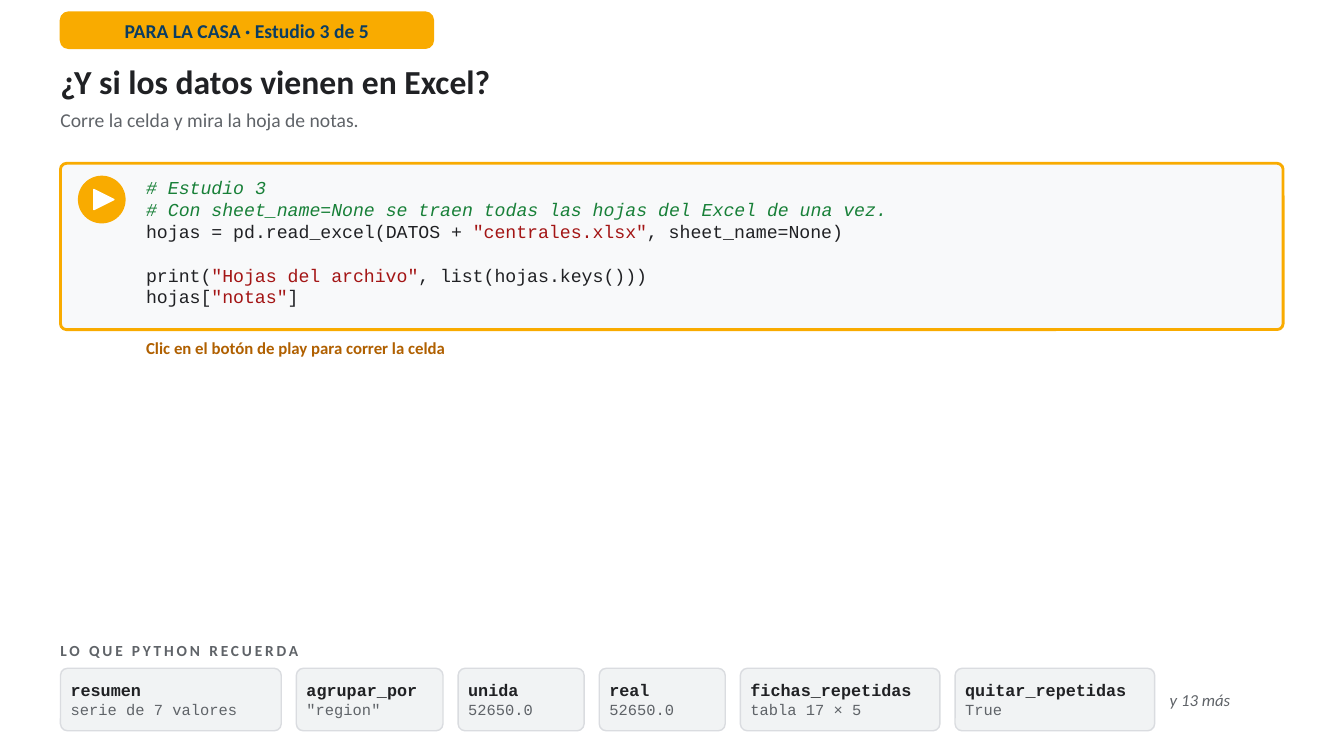
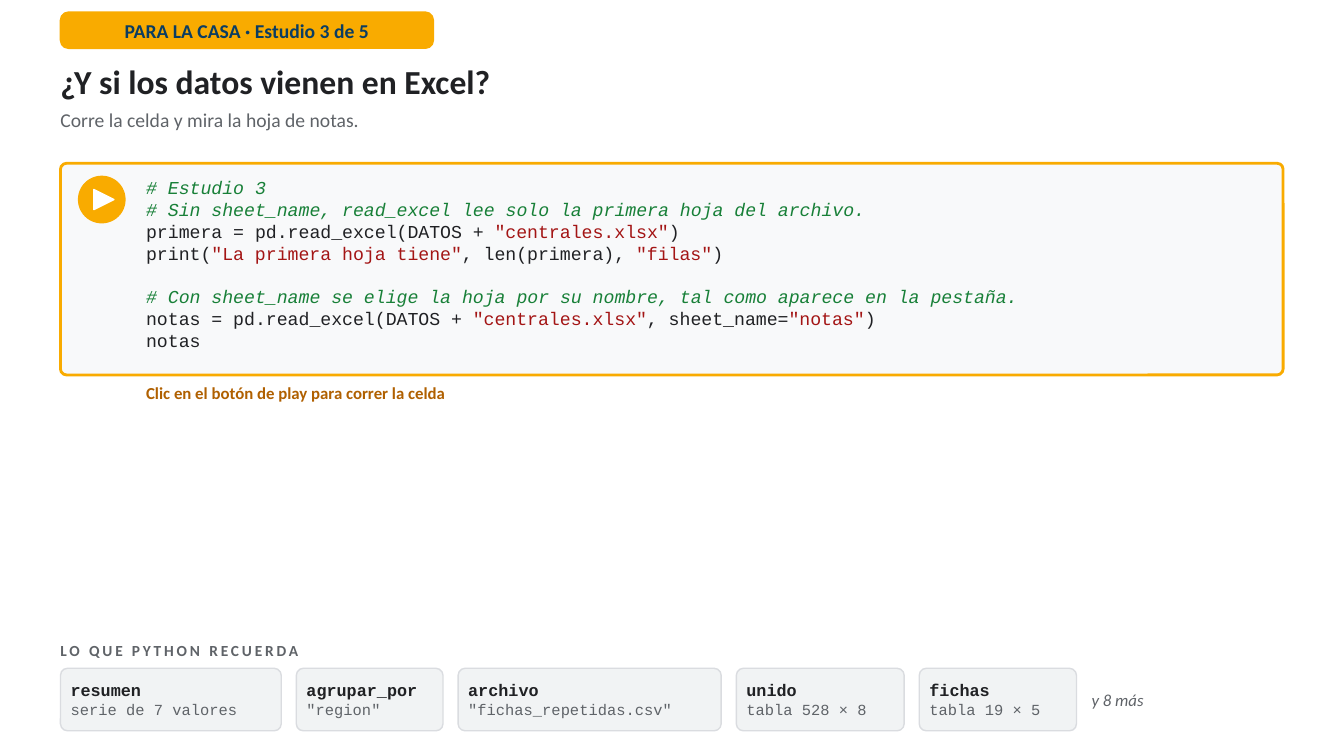
Before and after one commit to RodrigoMSB/curso-python-minergia, a slide deck: slide 50 of presentaciones/Simulador_Lab01_guiado.pptx. Drawn at 1344x756 pixels with LibreOffice and Linux fonts; fonts in the diff are those of the drawing. Boxes give left, top, right and bottom in pixels: in the first picture for what was removed or moved away, otherwise in the second. Text is boxed around its words. In the diff, an @@ line names an element or a change of style, - is before the commit and + after.

```diff
--- a/presentaciones/Simulador_Lab01_guiado.pptx
+++ b/presentaciones/Simulador_Lab01_guiado.pptx
@@ rounded rectangle: place and size @@
-rounded rectangle at <box>60,163,1284,330</box>
+rounded rectangle at <box>60,163,1284,375</box>
@@ rounded rectangle at <box>60,163,1284,375</box>: proportions changed @@
@@ text at <box>146,203,1018,347</box>: text changed; text colour #202124 to #188038 @@
-# Con sheet_name=None se traen todas las hojas del Excel de una vez.
-hojas = pd.read_excel(DATOS + "centrales.xlsx", sheet_name=None)
-print("Hojas del archivo", list(hojas.keys()))
-hojas["notas"]
+# Sin sheet_name, read_excel lee solo la primera hoja del archivo.
+primera = pd.read_excel(DATOS + "centrales.xlsx")
+print("La primera hoja tiene", len(primera), "filas")
+# Con sheet_name se elige la hoja por su nombre, tal como aparece en la pestaña.
+notas = pd.read_excel(DATOS + "centrales.xlsx", sheet_name="notas")
+notas
@@ text "Clic en el botón de ...": place and size @@
-text "Clic en el botón de ..." at <box>146,342,445,357</box>
+text "Clic en el botón de ..." at <box>146,387,445,402</box>
@@ rounded rectangle: place and size @@
-rounded rectangle at <box>458,668,584,731</box>
+rounded rectangle at <box>458,668,721,731</box>
@@ text at <box>468,684,672,718</box>: text changed @@
-unida
-52650.0
+archivo
+"fichas_repetidas.csv"
@@ rounded rectangle: place and size @@
-rounded rectangle at <box>600,668,726,731</box>
+rounded rectangle at <box>736,668,904,731</box>
@@ text at <box>746,684,866,715</box>: text changed @@
-real
-52650.0
+unido
+tabla 528 × 8
@@ rounded rectangle: place and size @@
-rounded rectangle at <box>740,668,940,731</box>
+rounded rectangle at <box>920,668,1077,731</box>
@@ text at <box>929,684,1040,715</box>: text changed; size 12 to 11 pt; text colour #202124 to #5F6368; bold off @@
-fichas_repetidas
-tabla 17 × 5
+fichas
+tabla 19 × 5
@@ rounded rectangle removed at <box>955,668,1154,731</box> @@
@@ text removed at <box>965,684,1126,715</box> @@
-quitar_repetidas
-True
@@ text at <box>1092,694,1143,709</box>: text changed @@
-y 13 más
+y 8 más
```
Also in this commit, not shown: 28 other slides changed, 6 slides added, 6 slides removed, 22 other files.
